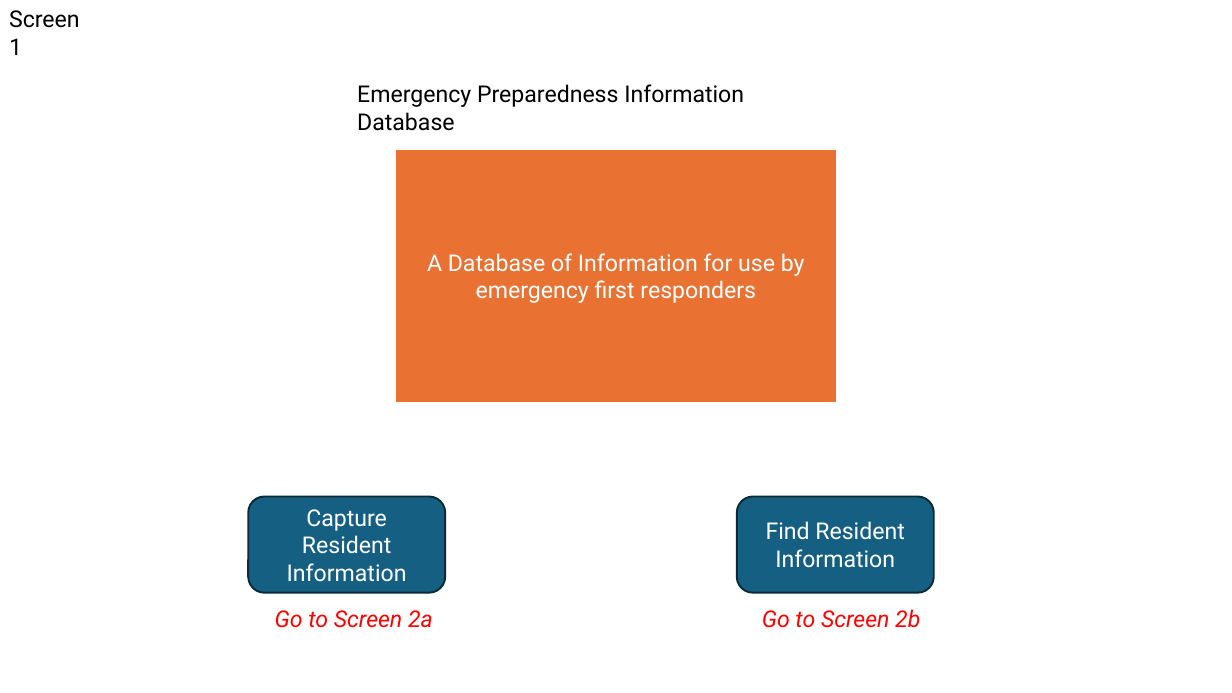
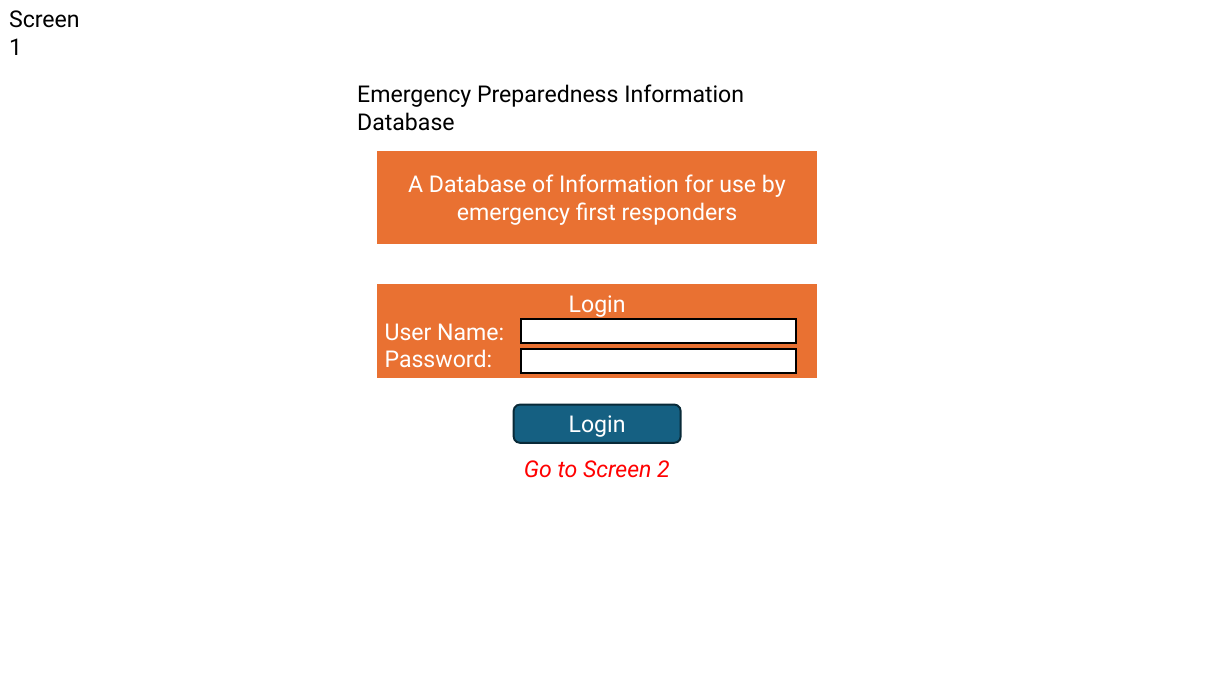
Before and after one commit to jdevr1es/DotnetSlides, a slide deck: slide 1 of MSSA Project Demo.pptx. Drawn at 1232x693 pixels with LibreOffice and Linux fonts; fonts in the diff are those of the drawing. Boxes give left, top, right and bottom in pixels: in the first picture for what was removed or moved away, otherwise in the second. Text is boxed around its words. In the diff, an @@ line names an element or a change of style, - is before the commit and + after.

```diff
--- a/MSSA Project Demo.pptx
+++ b/MSSA Project Demo.pptx
@@ rectangle "A Database of Information for ..." resized from (x1=395, y1=149, x2=838, y2=404) to (x1=375, y1=150, x2=819, y2=246) @@
@@ rectangle added at (x1=375, y1=283, x2=819, y2=379), fill #E97132, outline #FFFFFF 2 pt, 18 pt, text #FFFFFF @@
+Login
+User Name:
+Password:
@@ rectangle added at (x1=521, y1=319, x2=797, y2=344), fill #FFFFFF, outline #000000 1.5 pt @@
@@ rectangle added at (x1=521, y1=348, x2=797, y2=373), fill #FFFFFF, outline #000000 1.5 pt @@
@@ rounded rectangle added at (x1=514, y1=405, x2=681, y2=443), fill #156082, outline #092A39 1.5 pt, 18 pt, text #FFFFFF @@
+Login
@@ text at (x1=524, y1=460, x2=670, y2=478): text changed @@
-Go to Screen 2a
+Go to Screen 2
@@ rounded rectangle removed at (x1=249, y1=496, x2=445, y2=592) @@
-Capture Resident Information
@@ rounded rectangle removed at (x1=737, y1=496, x2=933, y2=592) @@
-Find Resident Information
@@ text removed at (x1=762, y1=609, x2=920, y2=628) @@
-Go to Screen 2b
```
Also in this commit, not shown: 6 slides added, 2 slides removed.
